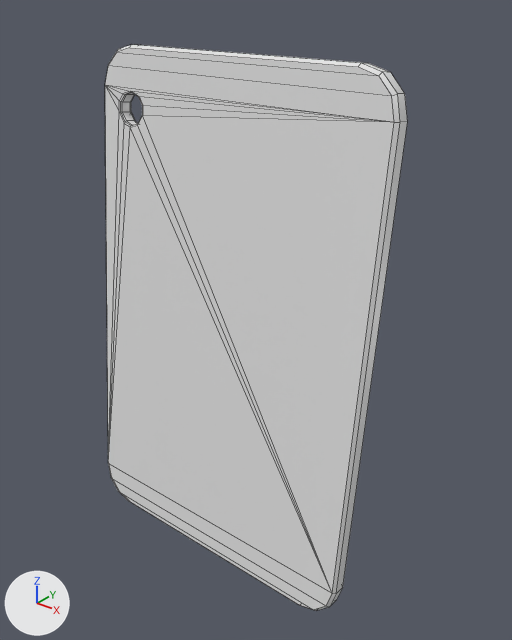
Two versions of the FBX model Assets/Models/Decoration/cutting_board/cutting_board.fbx, one commit apart.
One viewpoint serves both versions: a camera (50 mm lens) standing at (-2.639, 4.346, 1.329) and looking at (-2.955, 4.742, 1.084). Arrows for +X, +Y and +Z are at lower left; the lights stay in place. The first picture is the older version. Mesh edges are drawn as thin lines. Where no turn or scale is listed for an object, it has been applied to the vertices.

In view in the first picture: 'Cutting board_low'.
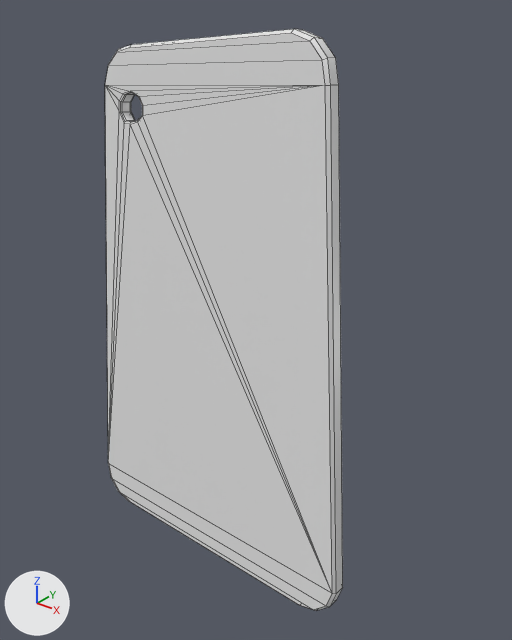
Diff of the bpy script that builds the scene:
```diff
--- a/Assets/Models/Decoration/cutting_board/cutting_board.fbx.py
+++ b/Assets/Models/Decoration/cutting_board/cutting_board.fbx.py
@@ me_cube_006 @@
 # used by ob_cutting_board_low; location = (0.0, 0.0, 0.0)
-me_cube_006.from_pydata(...)  # 108 vertices, 122 faces; spans x -3.11..-2.843, y 4.696..4.752, z 0.865..1.282
+me_cube_006.from_pydata(...)  # 108 vertices, 122 faces; spans x -3.11..-2.843, y 4.696..4.752, z 0.865..1.299
+# me_cube_006 part 1: all 12 vertices in x -2.875..-2.843, y 4.737..4.752, z 1.249..1.282 are moved by (-0.05, 0.0, 0.017)
+# me_cube_006 part 2: all 12 vertices in x -3.077..-3.068, y 4.734..4.746, z 1.219..1.225 are moved by (0.0, 0.0, 0.003)
 me_cube_006.materials.append(mat_material)
```

Boxes (x1, y1, x2, y2) around the edits, measured in the pictures (512 x 640 px; the box of a moved part takes in the faces that stretch with it):
'Cutting board_low', reshaped (21% narrower): before (105, 44, 407, 611); after (105, 29, 343, 611)
part 1 of me_cube_006, moved or reshaped: before (110, 44, 407, 593); after (110, 29, 343, 593)
part 2 of me_cube_006, moved or reshaped: (108, 116, 332, 593) in both
